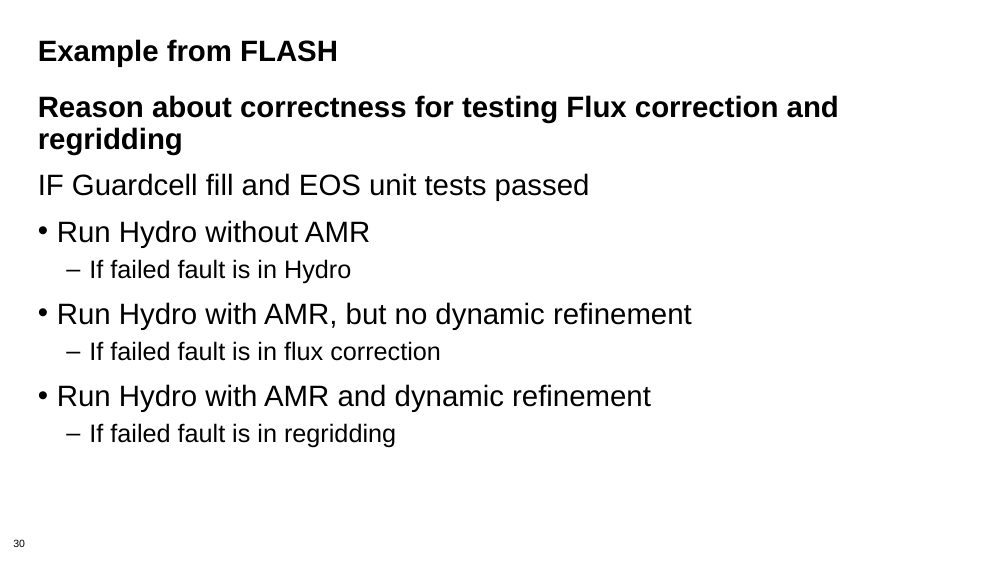
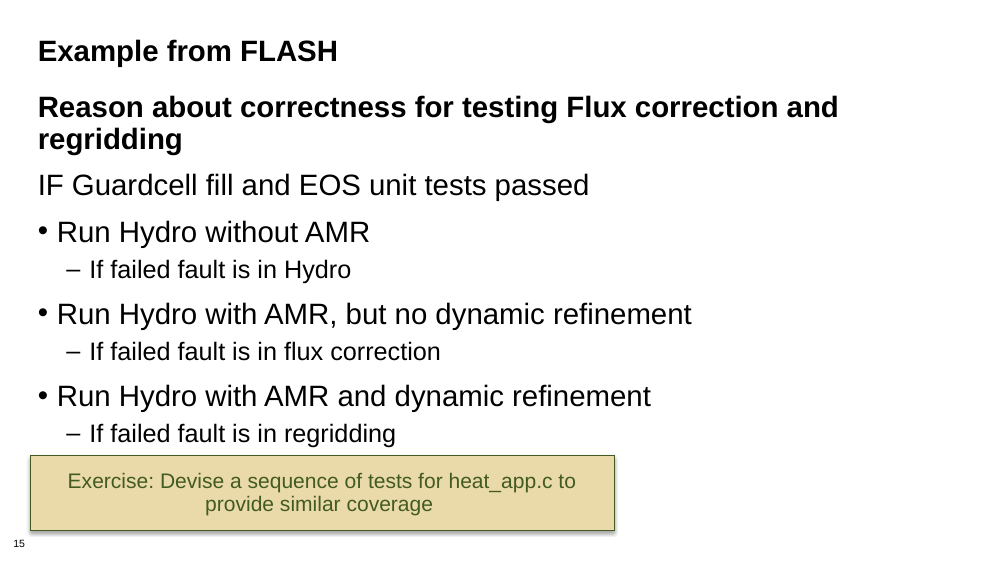
Before and after one commit to betterscientificsoftware/bssw-tutorial, a slide deck: slide 15 of presentations/04-testing1.pptx (slide 30 before the commit). Drawn at 1008x567 pixels with LibreOffice and Linux fonts; fonts in the diff are those of the drawing; background and template pictures are left out. Boxes give left, top, right and bottom in pixels: in the first picture for what was removed or moved away, otherwise in the second. Text is boxed around its words. In the diff, an @@ line names an element or a change of style, - is before the commit and + after.

```diff
--- a/presentations/04-testing1.pptx
+++ b/presentations/04-testing1.pptx
@@ rectangle added at (30, 455, 614, 531), fill #EAD9A9, outline #425B20 0.75 pt, 20 pt, text #425B20 @@
+Exercise: Devise a sequence of tests for heat_app.c to provide similar coverage
@@ page number at (13, 539, 25, 547): text changed @@
-30
+15
```
Also in this commit, not shown: 5 other slides changed, 2 slides added, 16 slides removed.
